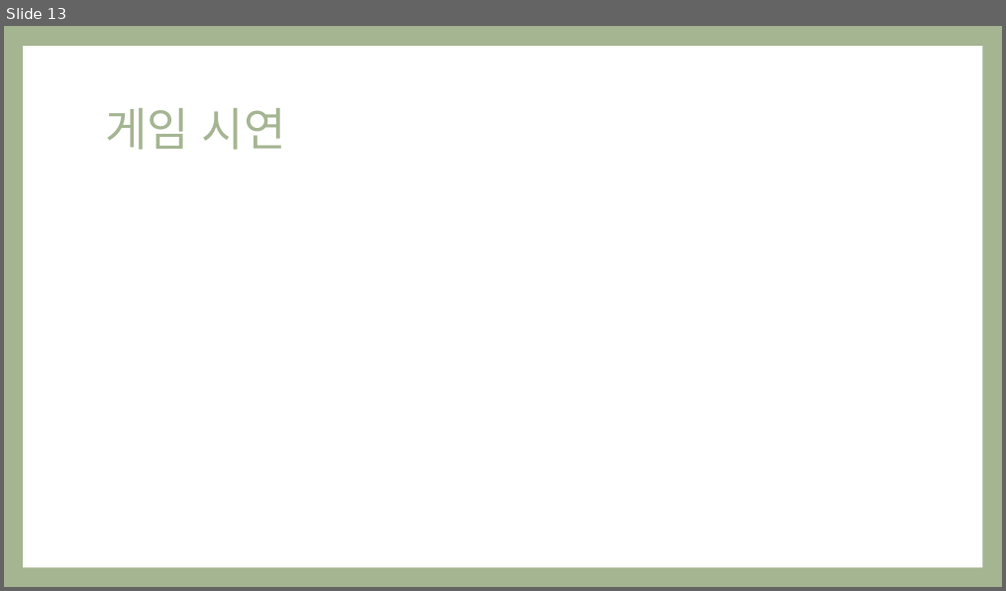
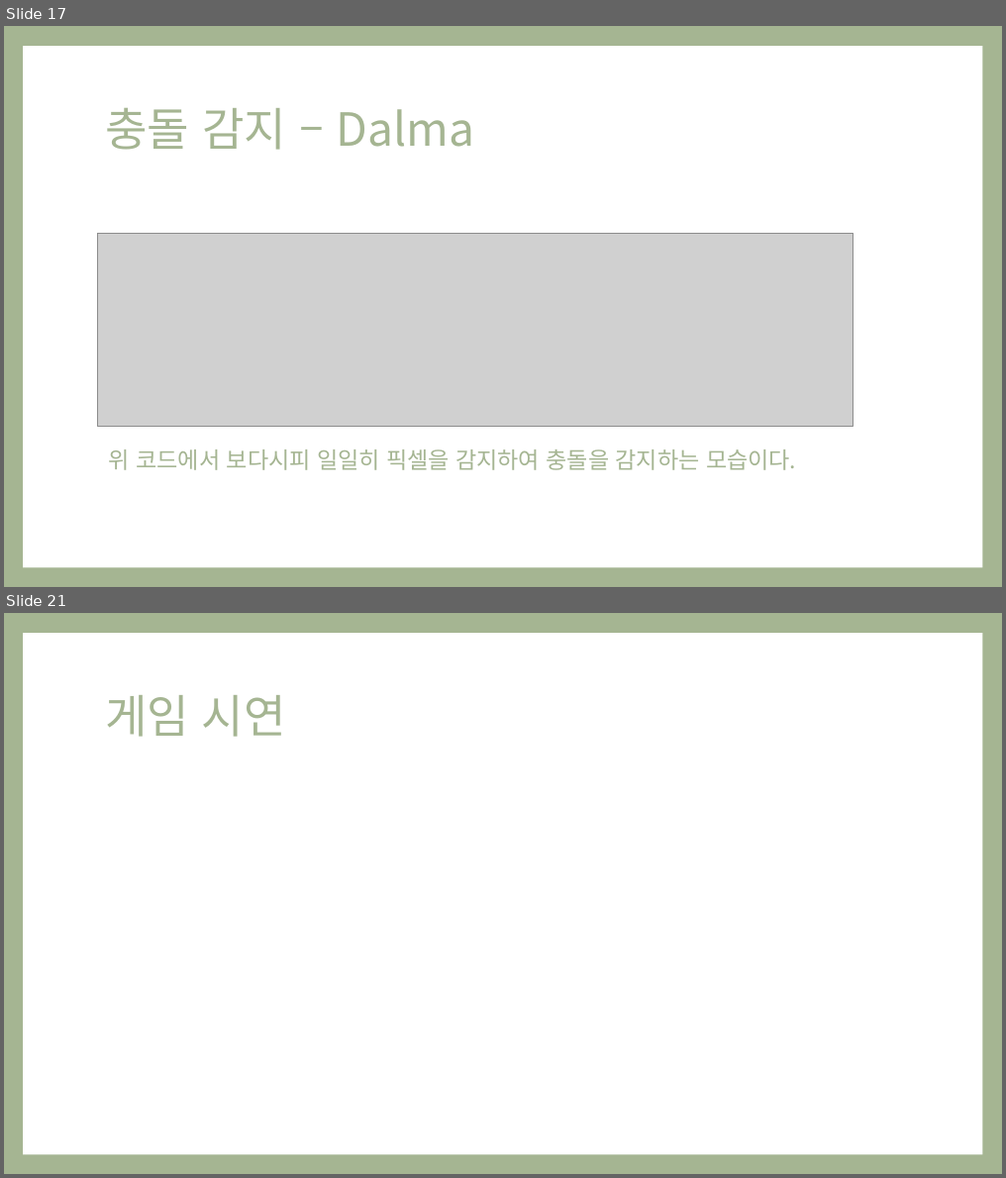
Before and after one commit to Ozzangeo/ConsoleEngine, a slide deck: 1410_오지훈_플밍_Project_발표자료.pptx. Shown one above the other, each under a label of ours: slide 13 before the commit, slides 17 and 21 after it; the slides between them are not shown. The pictures are 1006x591 and 1006x1178 pixels, drawn with LibreOffice and Linux fonts; fonts in the diff are those of the drawing; grey boxes stand for pictures. Boxes give left, top, right and bottom in pixels: in the first picture for what was removed or moved away, otherwise in the second. Text is boxed around its words. In the diff, an @@ line names an element or a change of style, - is before the commit and + after.

```diff
--- a/1410_오지훈_플밍_Project_발표자료.pptx
+++ b/1410_오지훈_플밍_Project_발표자료.pptx
@@ slide 17 added at box(4, 26, 1002, 587), background #A5B592; not listed: 1 template element that a slide beside it also shows @@
@@ title added at box(105, 108, 475, 150), 44 pt, text #A5B592 @@
+충돌 감지 – Dalma
@@ picture added at box(98, 233, 853, 427) @@
@@ text added at box(109, 450, 796, 471), 22 pt, text #A5B592 @@
+위 코드에서 보다시피 일일히 픽셀을 감지하여 충돌을 감지하는 모습이다.
@@ what was slide 13 is now slide 21 @@
```
Also in this commit, not shown: 6 slides changed, 15 other slides added, 8 slides removed, 46 other files.
